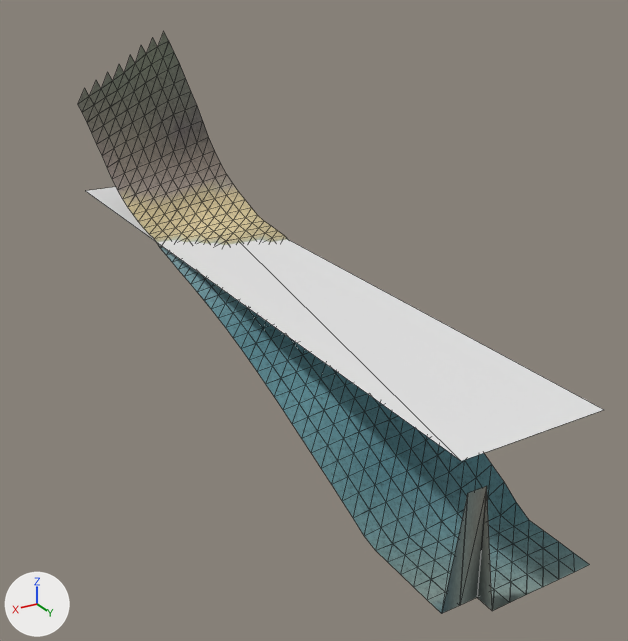
The glTF model eloria-assets/maps/continent-v2/saltsound/client/chunks/03_08/world.glb as it was, and as the next commit left it.
One viewpoint serves both versions: a camera (50 mm lens) standing at (-543.9, 323.3, 37.1) and looking at (-594.3, 239.3, -4.9). The lights are fixed; the arrows at lower left show +X, +Y and +Z. The older version comes first. Mesh edges are drawn as thin lines. Where no turn or scale is listed for an object, it has been applied to the vertices. Vertices at exactly the same position are counted once.

Names of what the first picture shows: 'AuthoredGround_saltsoundBase_saltsound_03_08', 'Terrain_saltsound_03_08', 'Water_saltsound_03_08'.
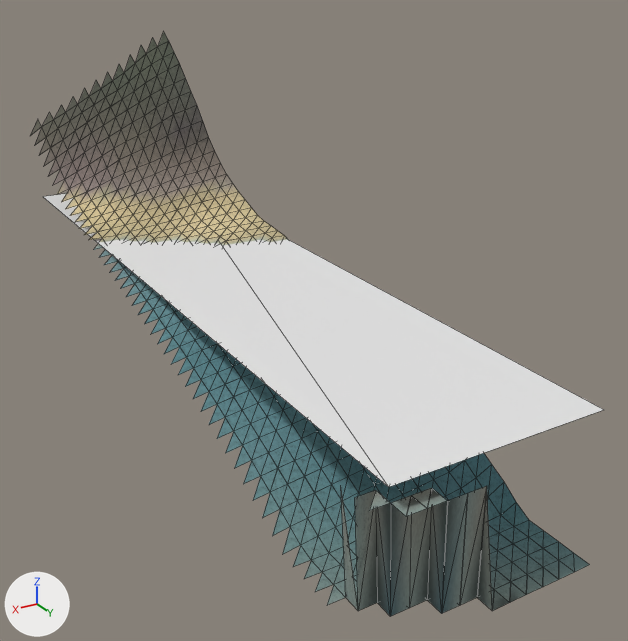
Location of each change, (x1, y1, x2, y2) in pixels of the pictures (628 x 641 px):
'AuthoredGround_saltsoundBase_saltsound_03_08', reshaped (10% wider)
    before: (78, 32, 575, 613)
    after: (30, 32, 575, 610)
'Water_saltsound_03_08', reshaped (8% wider, 7% taller)
    before: (86, 187, 604, 461)
    after: (44, 193, 604, 487)
'Terrain_saltsound_03_08', reshaped
    before: (93, 136, 590, 614)
    after: (351, 486, 590, 616)
part 1 of me_terrain_saltsound_03_08, added
    after: (351, 489, 468, 616)
part 3 of me_authoredground_saltsoundbase_saltsound_03_08, added
    after: (30, 97, 432, 610)

What changed in the scene script:
```text
Change me_terrain_saltsound_03_08:
    used by ob_terrain_saltsound_03_08; location = (-2059.0, 6521.0, 0.0)
    remove me_terrain_saltsound_03_08.from_pydata(...)  # 441 vertices, 768 faces; spans x 1459.0..1475.0, y -6337.0..-6241.0, z -16.0..22.9
    add me_terrain_saltsound_03_08.from_pydata(...)  # 588 vertices, 1056 faces; spans x 1459.0..1481.0, y -6337.0..-6241.0, z -16.0..22.9
    me_terrain_saltsound_03_08 part 1: 147 vertices added at x 1477.0..1481.0, y -6337.0..-6241.0, z -16.0..13.1
Change me_water_saltsound_03_08:
    used by ob_water_saltsound_03_08; location = (-2059.0, 6521.0, 0.0)
    remove me_water_saltsound_03_08.from_pydata(...)  # 4 vertices, 2 faces; spans x 1459.0..1475.0, y -6338.0..-6242.0, z 0.0
    add me_water_saltsound_03_08.from_pydata(...)  # 4 vertices, 2 faces; spans x 1459.0..1482.0, y -6338.0..-6242.0, z 0.0
    me_water_saltsound_03_08 part 2
    me_water_saltsound_03_08.vertices[1].co: (1475.0, -6338.0, 0.0) -> (1482.0, -6338.0, 0.0)  # pixel (85, 190) -> pixel (42, 196)
    me_water_saltsound_03_08.vertices[2].co: (1475.0, -6242.0, 0.0) -> (1482.0, -6242.0, 0.0)  # pixel (461, 461) -> pixel (388, 487)
Change me_authoredground_saltsoundbase_saltsound_03_08:
    used by ob_authoredground_saltsoundbase_saltsound_03_08; location = (-2059.0, 6521.0, 0.0)
    remove me_authoredground_saltsoundbase_saltsound_03_08.from_pydata(...)  # 448 vertices, 768 faces; spans x 1459.0..1475.0, y -6339.0..-6241.0, z -16.0..24.4
    add me_authoredground_saltsoundbase_saltsound_03_08.from_pydata(...)  # 647 vertices, 1104 faces; spans x 1459.0..1483.0, y -6339.0..-6241.0, z -16.0..24.4
    me_authoredground_saltsoundbase_saltsound_03_08 part 3: 199 vertices added at x 1475.0..1483.0, y -6339.0..-6241.0, z -16.0..15.2
```
